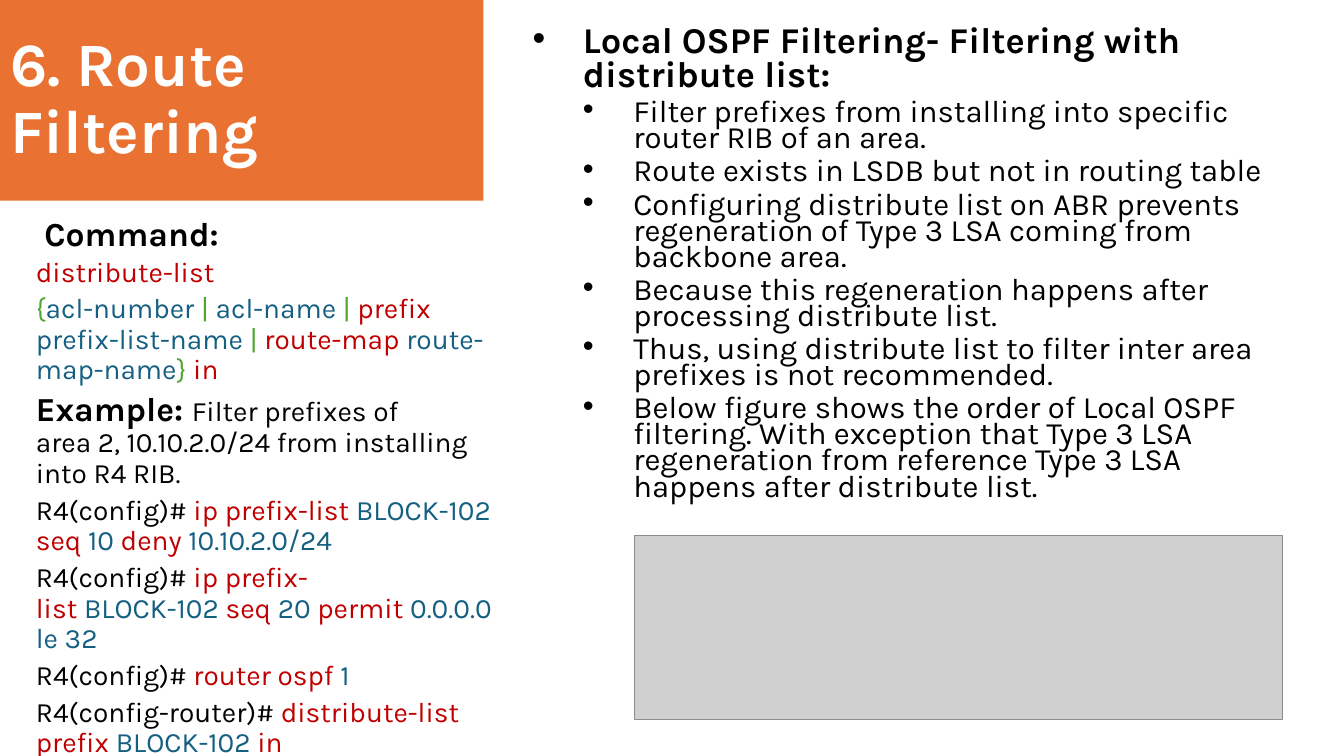
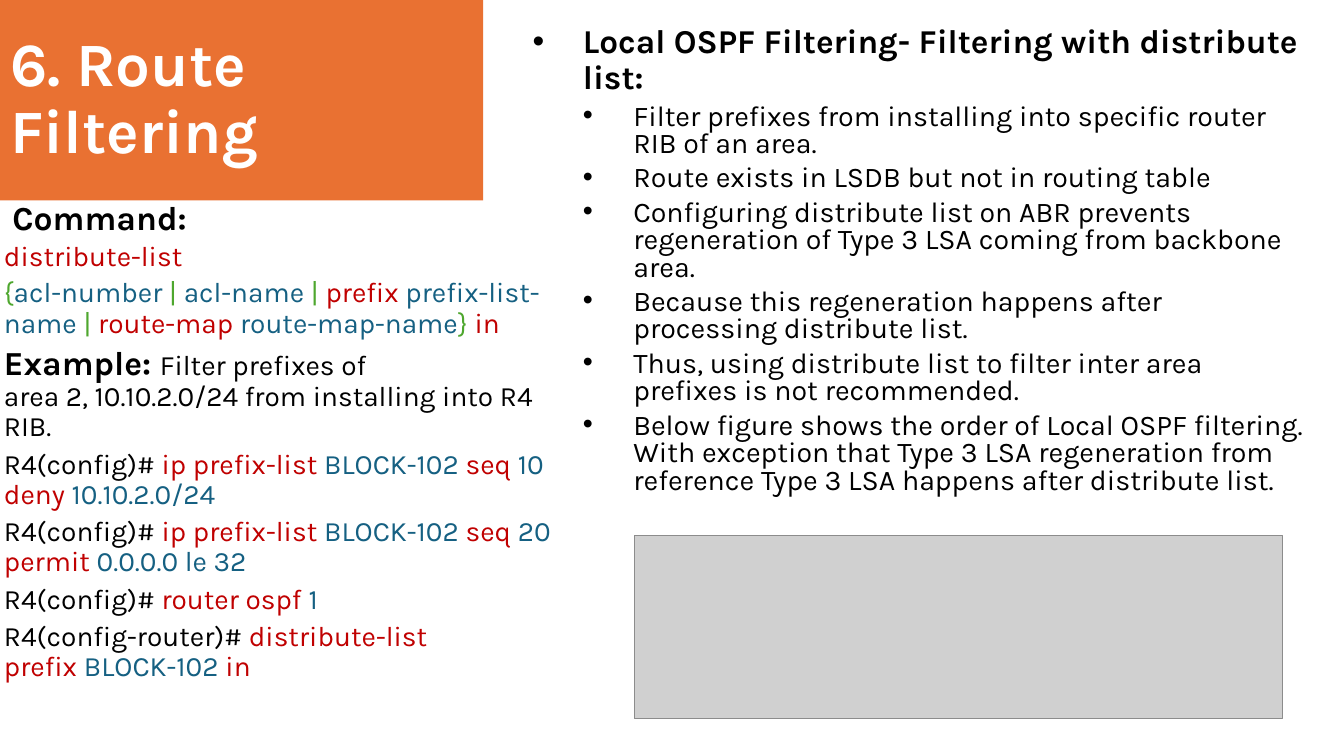
Before and after one commit to toranjungshahi/Cisco-ENCOR-Preparation, a slide deck: slide 12 of Notes/Advanced OSPF.pptx. Drawn at 1344x756 pixels with LibreOffice and Linux fonts; fonts in the diff are those of the drawing; grey boxes stand for pictures. Boxes give left, top, right and bottom in pixels: in the first picture for what was removed or moved away, otherwise in the second. Text is boxed around its words. In the diff, an @@ line names an element or a change of style, - is before the commit and + after.

```diff
--- a/Notes/Advanced OSPF.pptx
+++ b/Notes/Advanced OSPF.pptx
@@ text "Local OSPF Filtering- Filtering with ..." at [583, 29, 1303, 497]: size 25.9 to 23.8 pt in "Local OSPF Filtering- Filtering with distribute list:"; size 22.2 to 20.4 pt; line spacing 0.8 to 0.9; more space between paragraphs; line spacing 0.7 to 0.8 @@
@@ text "Command:": place and size @@
-text "Command:" at [36, 223, 491, 756]
+text "Command:" at [4, 200, 551, 683]
@@ text at [4, 281, 551, 683]: indent changed @@
```
Also in this commit, not shown: 10 other slides changed, 6 other files.
